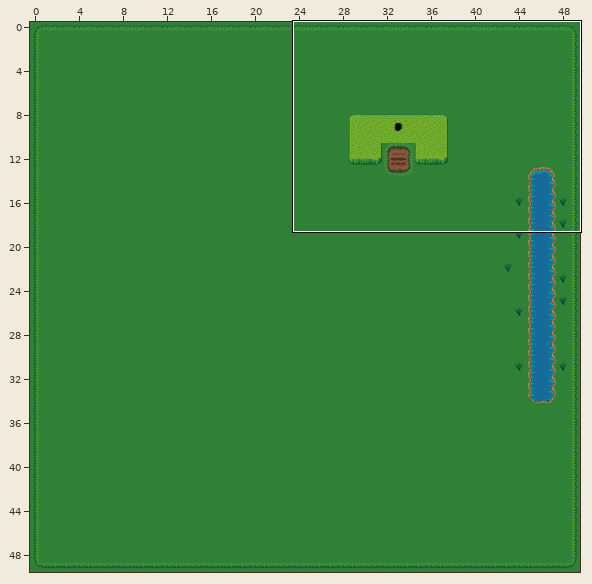
Level history. Tiled map (JSON): frontend/js/assets/maps/hyrule.json. Above: a wide view before the commit, with the close-up outlined.
Close-up. Before:
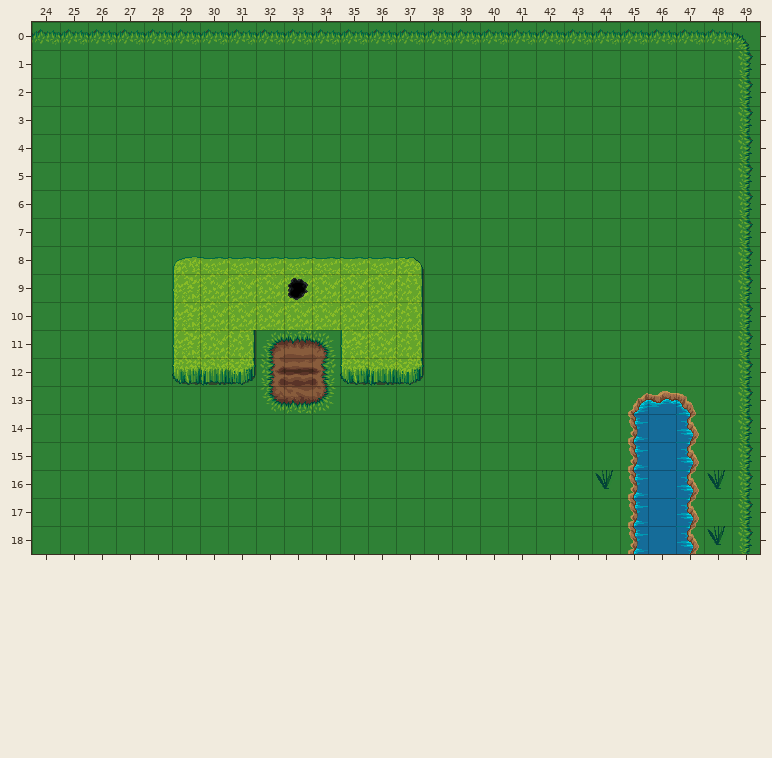
Cells are 32x32 px. Shown: x 24..49, y 0..18. The commit also changed other parts of the map, which this record leaves out.
After the commit:
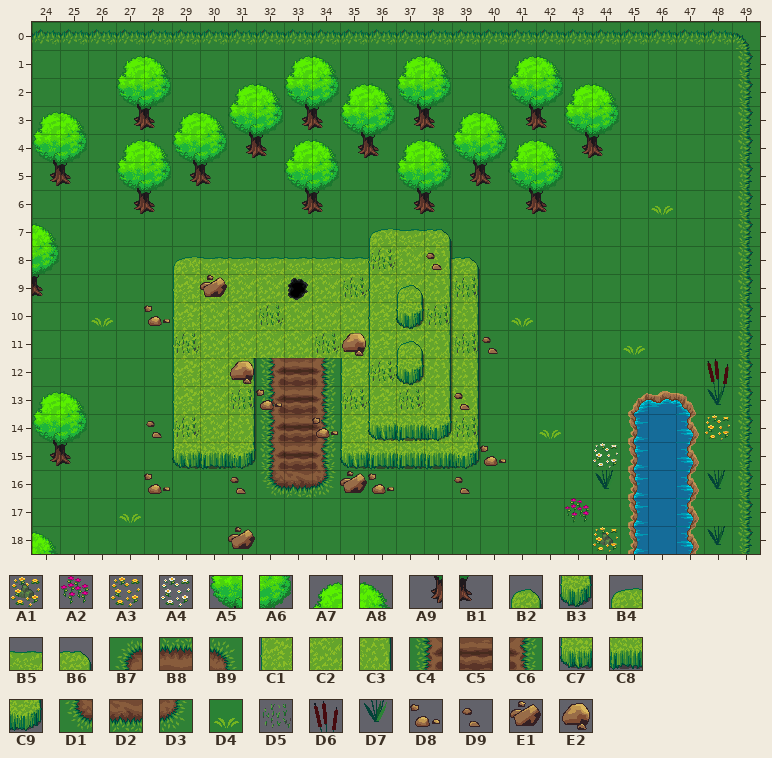
Key: from "32x32_map_tile v3.1 [MARGINLES": A1 163, A2 185, A3 186, A4 232, A5 276, A6 277, A7 278, A8 279, A9 299, B1 300; from "terrain": B2 138, B3 159, B4 180, B5 181, B6 182, B7 186, B8 187, B9 188, C1 201, C2 202, C3 203, C4 207, C5 208, C6 209, C7 222, C8 223, C9 224, D1 228, D2 229, D3 230, D4 244, D5 246, D6 437, D7 458, D8 459, D9 460, E1 461, E2 482.
__ is an empty cell, ## one hidden under a higher layer.
Tiles replaced or removed in this view: B6, B7, B8, B9, C1, C3, C7, C8, C9, D1, D2, D3.
Tiles of an added or newly shown layer are drawn over the layers below it.
The exact change:
Changed rows in their new state; .. is an unchanged cell.
Layer "Trees" (added):
first column x 24:
 1 .. .. .. A7 A8 .. .. .. .. A7 A8 .. .. A7 A8 .. .. A7 A8 .. ..
 2 .. .. .. A5 A6 .. .. A7 A8 A5 A6 A7 A8 A5 A6 .. .. A5 A6 A7 A8
 3 A7 A8 .. A9 B1 A7 A8 A5 A6 A9 B1 A5 A6 A9 B1 A7 A8 A9 B1 A5 A6
 4 A5 A6 .. A7 A8 A5 A6 A9 B1 A7 A8 A9 B1 A7 A8 A5 A6 A7 A8 A9 B1
 5 A9 B1 .. A5 A6 A9 B1 .. .. A5 A6 .. .. A5 A6 A9 B1 A5 A6 .. ..
 6 .. .. .. A9 B1 .. .. .. .. A9 B1 .. .. A9 B1 .. .. A9 B1 .. ..
 7 A8 .. .. .. .. .. .. .. .. .. .. .. .. .. .. .. .. .. .. .. ..
 8 A6 .. .. .. .. .. .. .. .. .. .. .. .. .. .. .. .. .. .. .. ..
 9 B1 .. .. .. .. .. .. .. .. .. .. .. .. .. .. .. .. .. .. .. ..
first column x 24:
13 A7 A8
14 A5 A6
15 A9 B1
18 A8 ..
Layer "Mountains":
first column x 29:
 8 .. .. .. .. .. .. .. .. ## B5 B6
 9 .. .. .. .. .. .. .. .. C2 C2 C3
10 .. .. .. .. .. .. .. .. C2 C2 C3
11 .. .. C2 C2 C2 C2 C2 .. C2 C2 C3
12 C1 C2 C3 .. .. .. C1 C2 C2 C2 C3
13 C1 C2 C3 C4 C5 C6 C1 C2 .. C2 C3
14 C1 C2 C3 C4 C5 C6 C1 C2 C2 C2 C3
15 C7 C8 C9 C4 C5 C6 C7 C8 C8 C8 C9
16 .. .. .. D1 D2 D3 .. .. .. .. ..
Layer "UpperMountain" (added):
first column x 36:
 7 B4 B5 B6
 8 C1 C2 C3
 9 C1 B2 C3
10 C1 B3 C3
11 C1 B2 C3
12 C1 B3 C3
13 C1 C2 C3
14 C7 C8 C9
Layer "OuterGrass":
first column x 26:
 6 .. .. .. .. .. .. .. .. .. .. .. .. .. .. .. .. .. .. .. .. D4 .. ..
 8 .. .. .. .. .. .. .. .. .. .. D5 .. D9 .. .. .. .. .. .. .. .. .. ..
 9 .. .. .. .. E1 .. .. .. .. D5 .. .. .. D5 .. .. .. .. .. .. .. .. ..
10 D4 .. D8 .. .. .. D5 .. .. .. .. .. D5 .. .. D4 .. .. .. .. .. .. ..
11 .. .. .. D5 .. .. .. .. D5 E2 .. .. .. D5 D9 .. .. .. .. D4 .. .. ..
12 .. .. .. .. .. E2 .. .. .. .. D5 .. .. .. .. .. .. .. .. .. .. .. D6
13 .. .. .. .. .. D5 D8 .. .. D5 .. D5 .. D9 .. .. .. .. .. .. .. .. D7
14 .. .. D9 D5 .. .. .. .. D8 .. .. .. .. D5 .. .. D4 .. .. .. .. .. A3
15 .. .. .. .. .. .. .. .. .. .. .. .. .. .. D8 .. .. .. A4 .. .. .. ..
16 .. .. D8 .. .. D9 .. .. .. E1 D8 .. .. D9 .. .. .. .. .. .. .. .. ..
17 .. D4 .. .. .. .. .. .. .. .. .. .. .. .. .. .. .. A2 .. .. .. .. ..
18 .. .. .. .. .. E1 .. .. .. .. .. .. .. .. .. .. .. .. A1 .. .. .. ..
